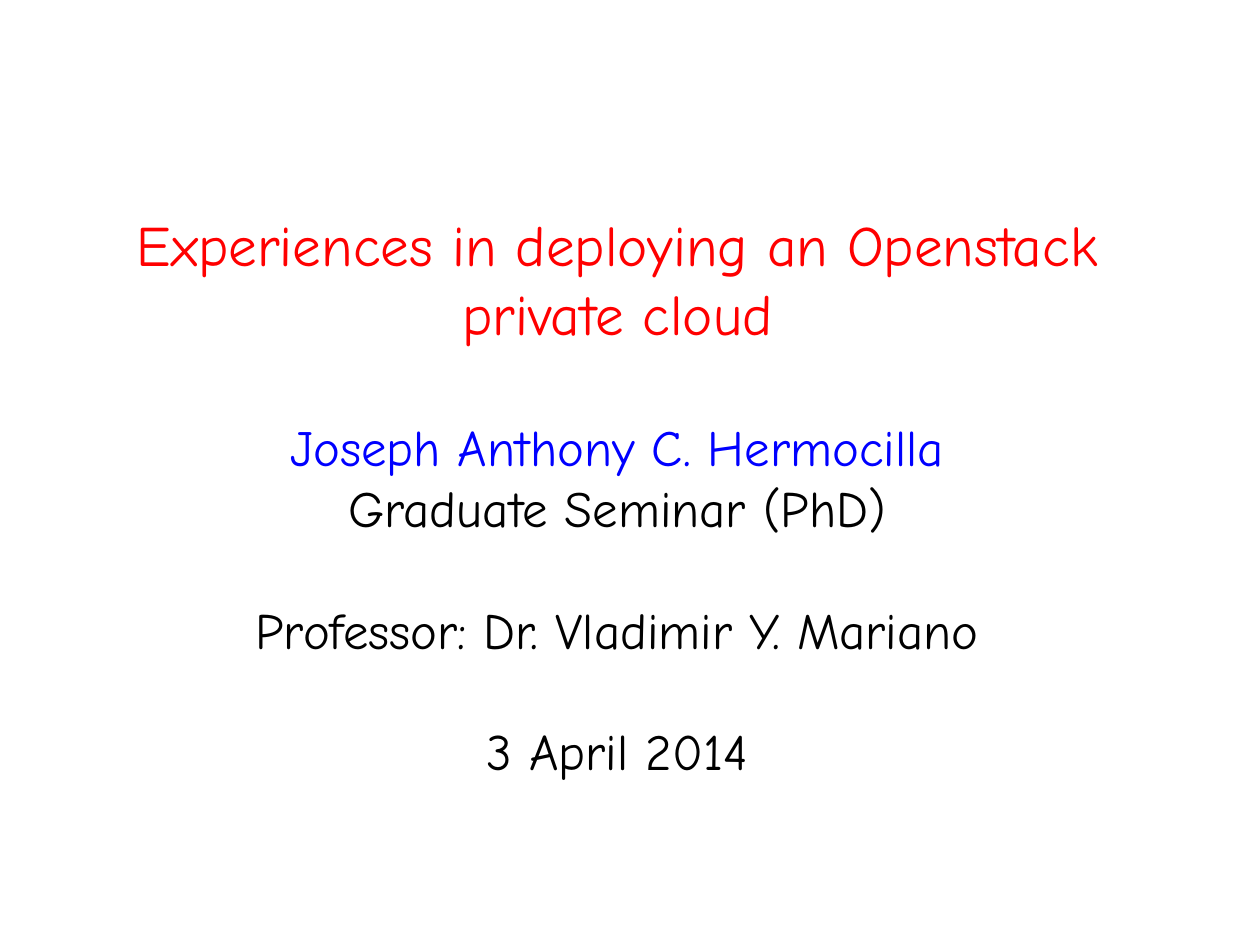
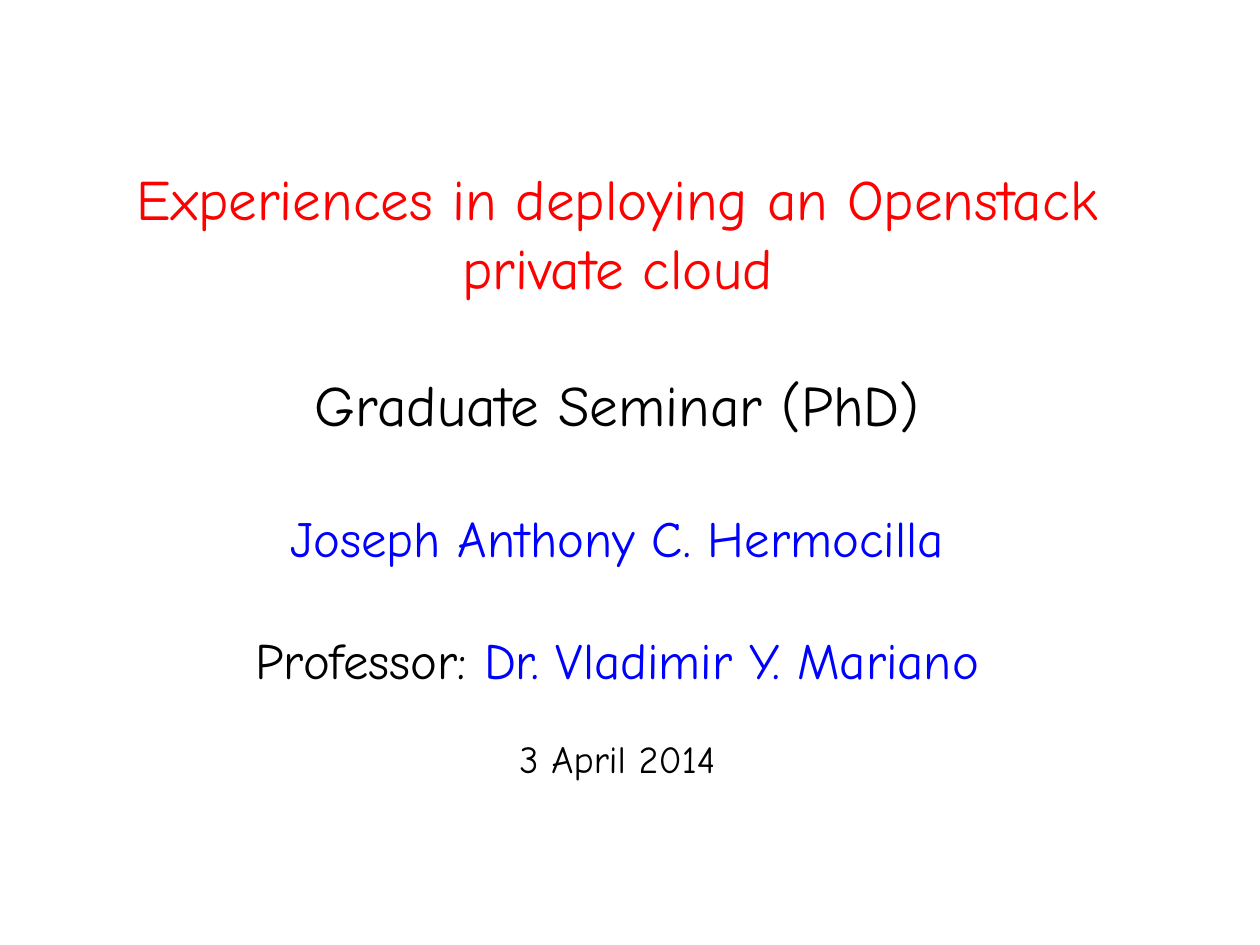
Before and after one commit to aanovelo/cmsc-137-ab5l-project, a slide deck: slide 1 of jach-phd/seminars/CMSC399-2-slides.odp. Drawn at 1260x945 pixels with LibreOffice and Linux fonts; fonts in the diff are those of the drawing. Boxes give left, top, right and bottom in pixels: in the first picture for what was removed or moved away, otherwise in the second. Text is boxed around its words. In the diff, an @@ line names an element or a change of style, - is before the commit and + after.

Commit message:
edits

```diff
--- a/jach-phd/seminars/CMSC399-2-slides.odp
+++ b/jach-phd/seminars/CMSC399-2-slides.odp
@@ subtitle "Experiences in deploying an Openstack ..." moved from (x1=137, y1=226, x2=1097, y2=780) to (x1=137, y1=180, x2=1097, y2=781) @@
@@ subtitle at (x1=315, y1=381, x2=920, y2=433): paragraph added @@
+Graduate Seminar (PhD)
@@ subtitle at (x1=348, y1=487, x2=886, y2=533): paragraph removed @@
-Graduate Seminar (PhD)
@@ subtitle at (x1=255, y1=644, x2=979, y2=781): text colour #000000 to #0000FF in "Dr. Vladimir Y. Mariano"; size 32 to 24 pt in "3 April 2014" @@
```
Also in this commit, not shown: 1 other slide changed.
